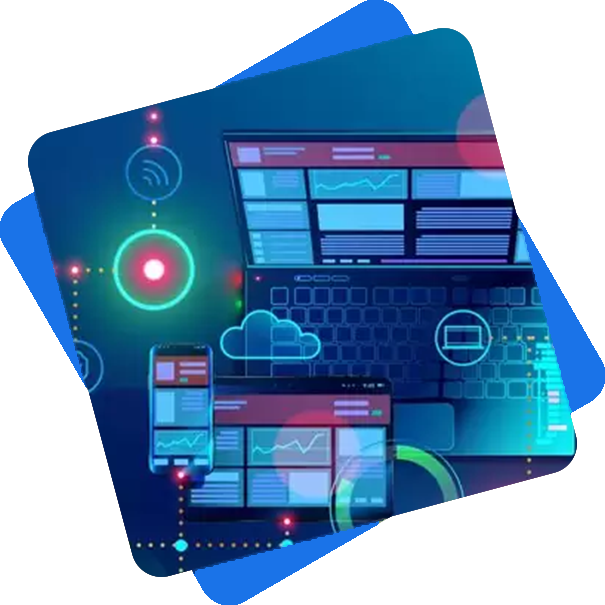
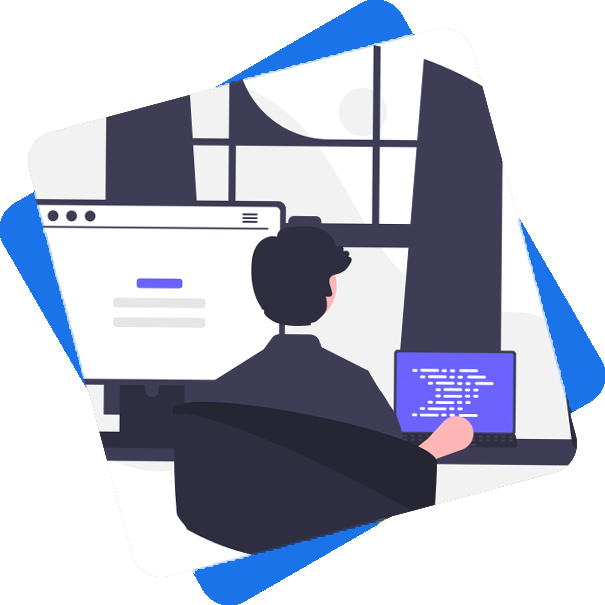
Before/after of a 605 × 605 layered artwork. What changed in the layer stack:
hid "ide-bisnis-digital" over left=28, top=28, right=577, bottom=577
added layer "1" above "Layer 1" over left=28, top=28, right=577, bottom=577
